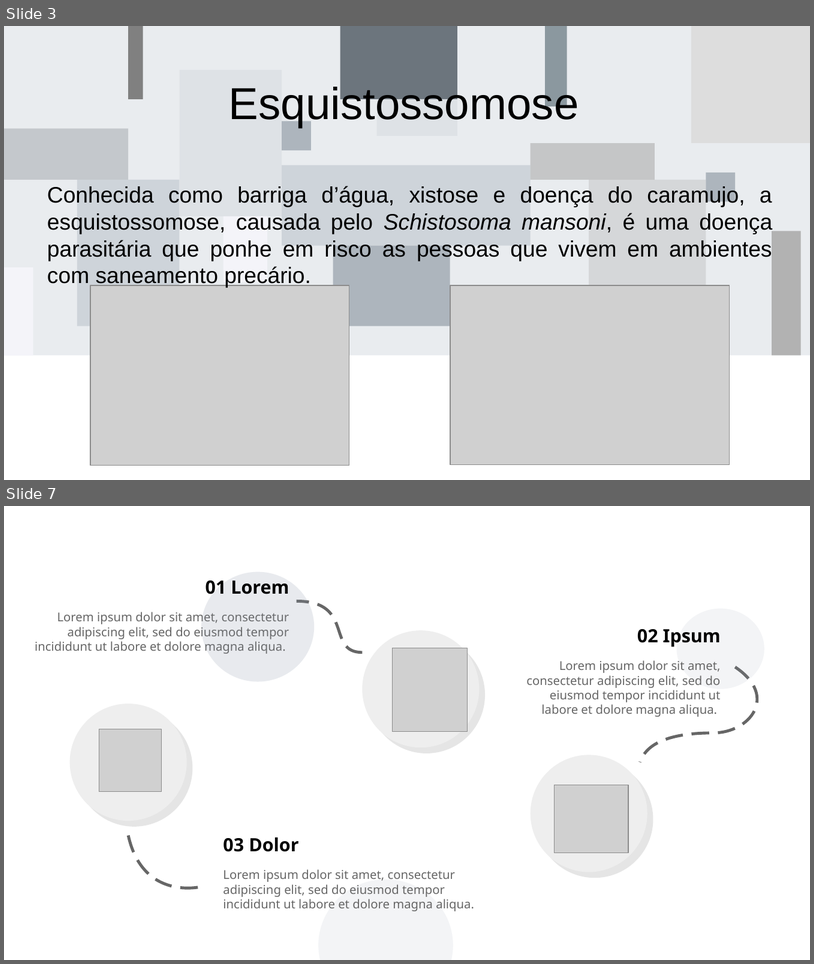
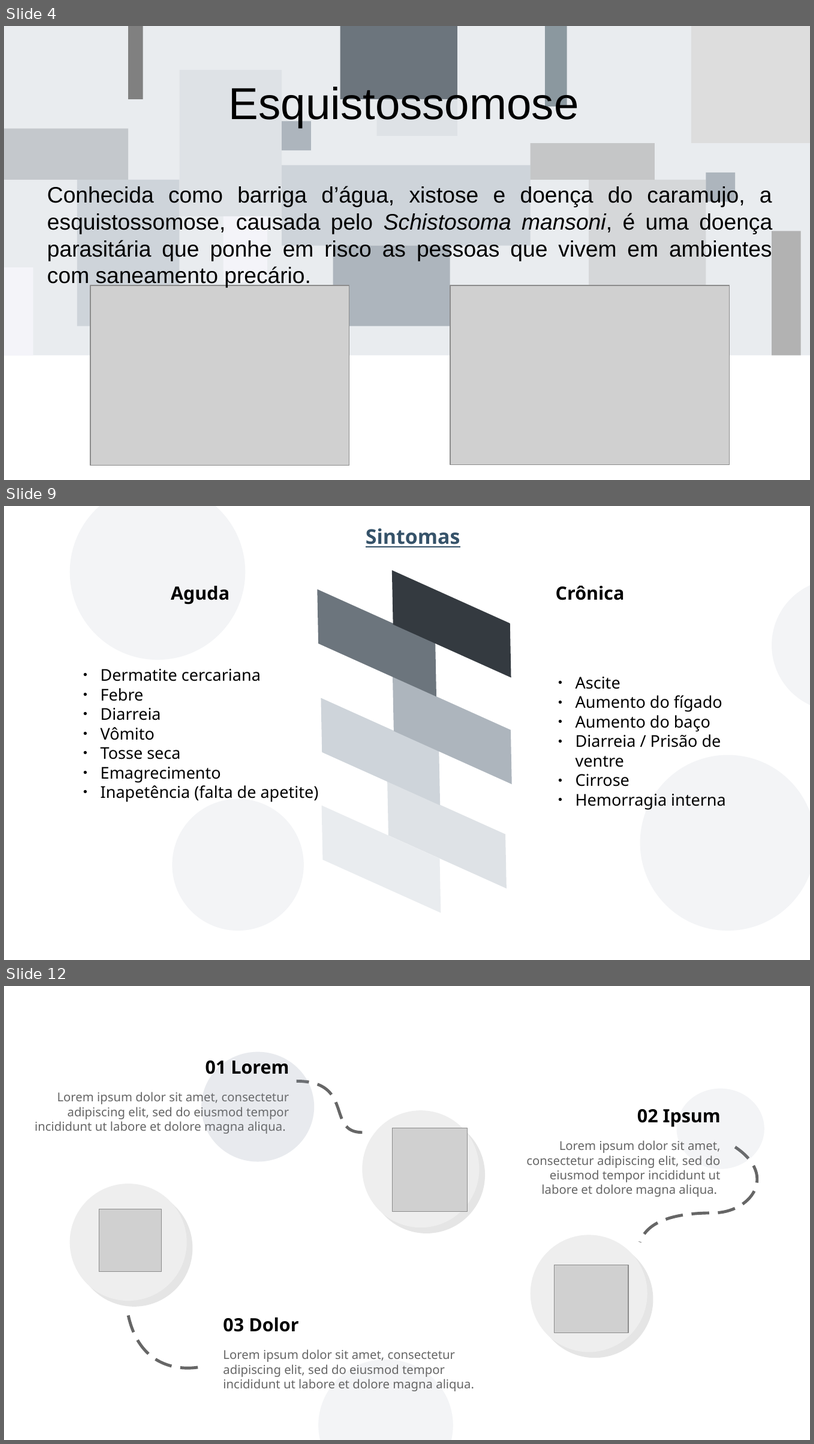
Before and after one commit to andreypereira08/teste, a slide deck: esquistossomose_atvbio.odp. Shown one above the other, each under a label of ours: slides 3 and 7 before the commit, slides 4, 9 and 12 after it; the slides between them are not shown. The pictures are 814x964 and 814x1444 pixels, drawn with LibreOffice and Linux fonts; fonts in the diff are those of the drawing; grey boxes stand for pictures. Boxes give left, top, right and bottom in pixels: in the first picture for what was removed or moved away, otherwise in the second. Text is boxed around its words. In the diff, an @@ line names an element or a change of style, - is before the commit and + after.

```diff
--- a/esquistossomose_atvbio.odp
+++ b/esquistossomose_atvbio.odp
@@ slide 9 added at box(4, 506, 810, 960), background #FFFFFF @@
@@ ellipse added at box(70, 506, 245, 660), fill #8D99AE at 10% opacity @@
@@ text added at box(366, 528, 461, 547), 20 pt, text #355269, bold, underline @@
+Sintomas
@@ text added at box(171, 586, 230, 604), 18 pt, text #000000, bold @@
+Aguda
@@ text added at box(556, 585, 625, 600), 18 pt, text #000000, bold @@
+Crônica
@@ ellipse added at box(773, 579, 810, 711), fill #8D99AE at 10% opacity @@
@@ text added at box(101, 669, 319, 802), 16 pt, text #000000 @@
+● Dermatite cercariana
+● Febre
+● Diarreia
+● Vômito
+● Tosse seca
+● Emagrecimento
+● Inapetência (falta de apetite)
@@ text added at box(576, 676, 726, 810), 16 pt, text #000000 @@
+● Ascite
+● Aumento do fígado
+● Aumento do baço
+● Diarreia / Prisão de ventre
+● Cirrose
+● Hemorragia interna
@@ ellipse added at box(641, 755, 810, 930), fill #8D99AE at 10% opacity @@
@@ ellipse added at box(173, 799, 304, 930), fill #8D99AE at 10% opacity @@
@@ group added at box(318, 568, 512, 915): 6 parallelograms @@
@@ what was slide 3 is now slide 4 @@
@@ what was slide 7 is now slide 12 @@
```
Also in this commit, not shown: 4 slides changed, 6 other slides added, 2 slides removed, 1 other file.
